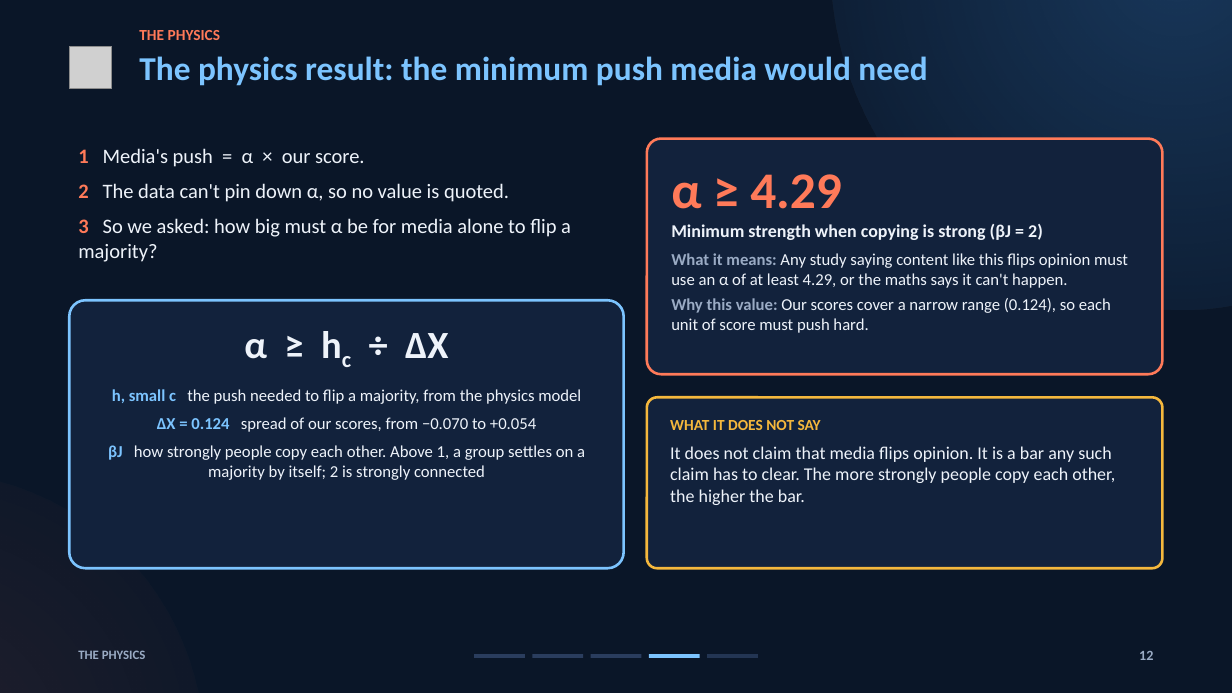
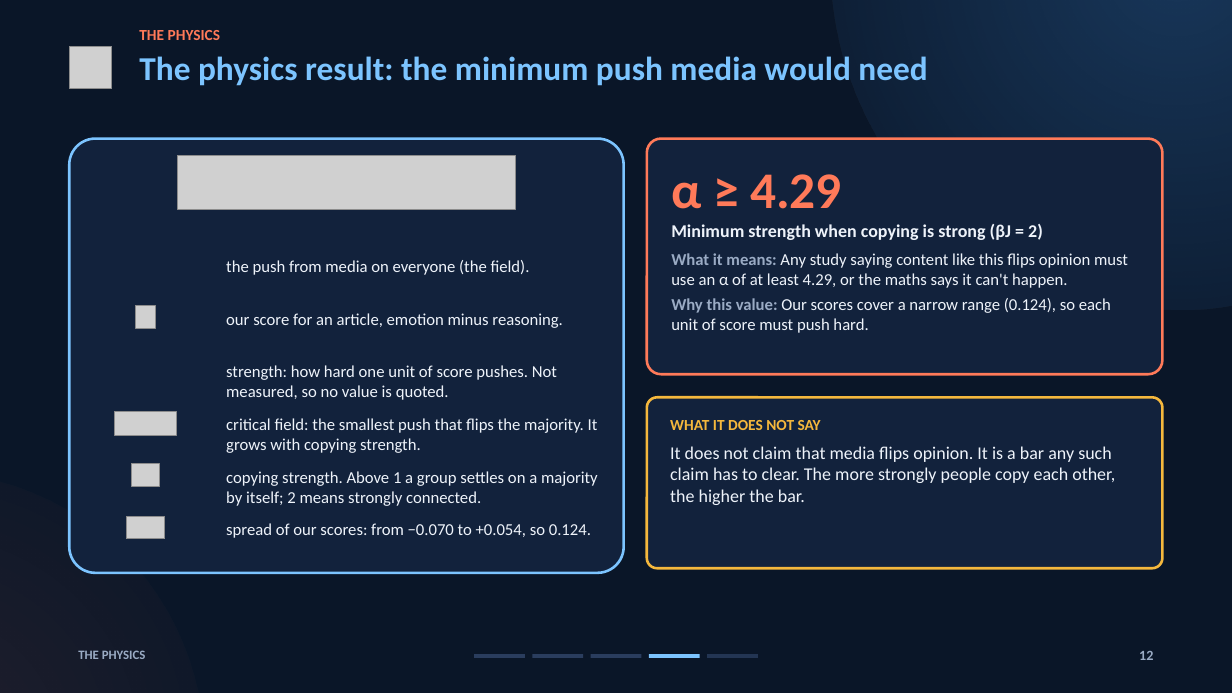
Before and after one commit to brn-mwai/monarch, a slide deck: slide 12 of docs/defence/Monarch_Supervisor_Deck.pptx. Drawn at 1232x693 pixels with LibreOffice and Linux fonts; fonts in the diff are those of the drawing; grey boxes stand for pictures; background and template pictures are left out. Boxes give left, top, right and bottom in pixels: in the first picture for what was removed or moved away, otherwise in the second. Text is boxed around its words. In the diff, an @@ line names an element or a change of style, - is before the commit and + after.

Commit message:
Split the supervisor deck into clean and scripted copies, typeset the maths
Clean deck: 15 slides, no script. Scripted deck: the same slides on taller
pages with the script and numbers to say under each, then likely questions
and a plain-words sheet. Equations are typeset (mathtext, Computer Modern)
and every symbol (m, J, beta, h, X, alpha, h_c, Delta X, eta squared, d) is
defined where it appears.

```diff
--- a/docs/defence/Monarch_Supervisor_Deck.pptx
+++ b/docs/defence/Monarch_Supervisor_Deck.pptx
@@ rounded rectangle added at [69,139,624,573], fill #12223C, outline #7CC4FF 2 pt @@
@@ text removed at [78,148,571,262] @@
-1 Media's push = α × our score.
-2 The data can't pin down α, so no value is quoted.
-3 So we asked: how big must α be for media alone to flip a majority?
@@ picture added at [177,155,515,210] @@
@@ text added at [226,260,530,275], 13 pt, text #EEF3FA @@
+the push from media on everyone (the field).
@@ rounded rectangle removed at [69,300,624,568] @@
-α ≥ hc ÷ ΔX
-h, small c the push needed to flip a majority, from the physics model
-ΔX = 0.124 spread of our scores, from −0.070 to +0.054
-βJ how strongly people copy each other. Above 1, a group settles on a majority by itself; 2 is strongly connected
@@ picture added at [135,306,155,328] @@
@@ text added at [226,313,562,328], 13 pt, text #EEF3FA @@
+our score for an article, emotion minus reasoning.
@@ text added at [226,365,557,400], 13 pt, text #EEF3FA @@
+strength: how hard one unit of score pushes. Not measured, so no value is quoted.
@@ picture added at [115,411,177,435] @@
@@ text added at [226,418,598,453], 13 pt, text #EEF3FA @@
+critical field: the smallest push that flips the majority. It grows with copying strength.
@@ picture added at [131,464,159,486] @@
@@ text added at [226,471,598,506], 13 pt, text #EEF3FA @@
+copying strength. Above 1 a group settles on a majority by itself; 2 means strongly connected.
@@ picture added at [127,517,165,539] @@
@@ text added at [226,523,591,538], 13 pt, text #EEF3FA @@
+spread of our scores: from −0.070 to +0.054, so 0.124.
```
Also in this commit, not shown: 5 other slides changed, 21 other files.
